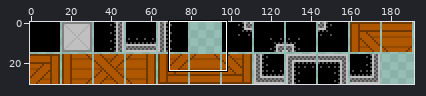
One commit to this sprite sheet: Commando/Commando/Content/Tiles/tileset01.png. Above: a wide view before the commit, with the close-up outlined.
Close-up. Old version:
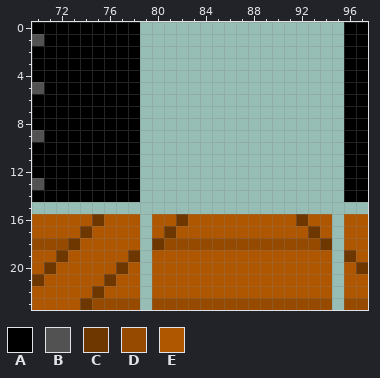
The file is 192x31 pixels. Shown: x 70..97, y 0..23. The old version is drawn lined up with the new one.
Palette (. is transparent): A #000000  B #525252  C #6f3700  D #954a00  E #ae5700
Pixels before, first column x 70:
 0 AAAAAAAAA.................AA
 1 BAAAAAAAA.................AA
 2 AAAAAAAAA.................AA
 3 AAAAAAAAA.................AA
 4 AAAAAAAAA.................AA
 5 BAAAAAAAA.................AA
 6 AAAAAAAAA.................AA
 7 AAAAAAAAA.................AA
 8 AAAAAAAAA.................AA
 9 BAAAAAAAA.................AA
10 AAAAAAAAA.................AA
11 AAAAAAAAA.................AA
12 AAAAAAAAA.................AA
13 BAAAAAAAA.................AA
14 AAAAAAAAA.................AA
15 ............................
16 EEEEECEEE.EECEEEEEEEEECEE.EE
17 EEEECEEEE.ECEEEEEEEEEEECE.EE
18 DDDCEEEEE.CDDDDDDDDDDDDDC.EE
19 EECEEEEEC.EEEEEEEEEEEEEEE.CE
20 ECEEEEECE.EEEEEEEEEEEEEEE.EC
21 CEEEEECEE.EEEEEEEEEEEEEEE.EE
22 EEEEECEEE.EEEEEEEEEEEEEEE.EE
23 EEEECDDDD.DDDDDDDDDDDDDDD.DD
The result:
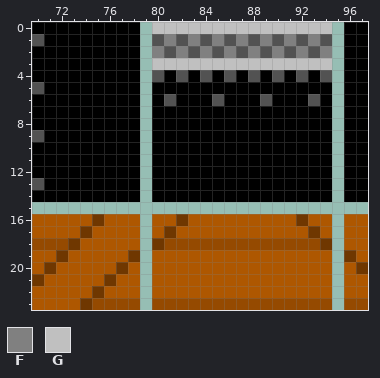
Colours new in this view: F #808080  G #c0c0c0
From old to new:
{"change": "drawings rearranged on the sheet (the old picture shows each at its new place)"}
{"y":0,"x":80,"old":"...............","new":"GGGGGGGGGGGGGGG"}
{"y":1,"x":80,"old":"...............","new":"BFBFBFBFBFBFBFB"}
{"y":2,"x":80,"old":"...............","new":"FBFBFBFBFBFBFBF"}
{"y":3,"x":80,"old":"...............","new":"GGGGGGGGGGGGGGG"}
{"y":4,"x":80,"old":"...............","new":"BABABABABABABAB"}
{"y":5,"x":80,"old":"...............","new":"AAAAAAAAAAAAAAA"}
{"y":6,"x":80,"old":"...............","new":"ABAAABAAABAAABA"}
{"y":7,"x":80,"old":"...............","new":"AAAAAAAAAAAAAAA"}
{"y":8,"x":80,"old":"...............","new":"AAAAAAAAAAAAAAA"}
{"y":9,"x":80,"old":"...............","new":"AAAAAAAAAAAAAAA"}
{"y":10,"x":80,"old":"...............","new":"AAAAAAAAAAAAAAA"}
{"y":11,"x":80,"old":"...............","new":"AAAAAAAAAAAAAAA"}
{"y":12,"x":80,"old":"...............","new":"AAAAAAAAAAAAAAA"}
{"y":13,"x":80,"old":"...............","new":"AAAAAAAAAAAAAAA"}
{"y":14,"x":80,"old":"...............","new":"AAAAAAAAAAAAAAA"}
{"label":"added","picture_box":[152,22,332,202]}
